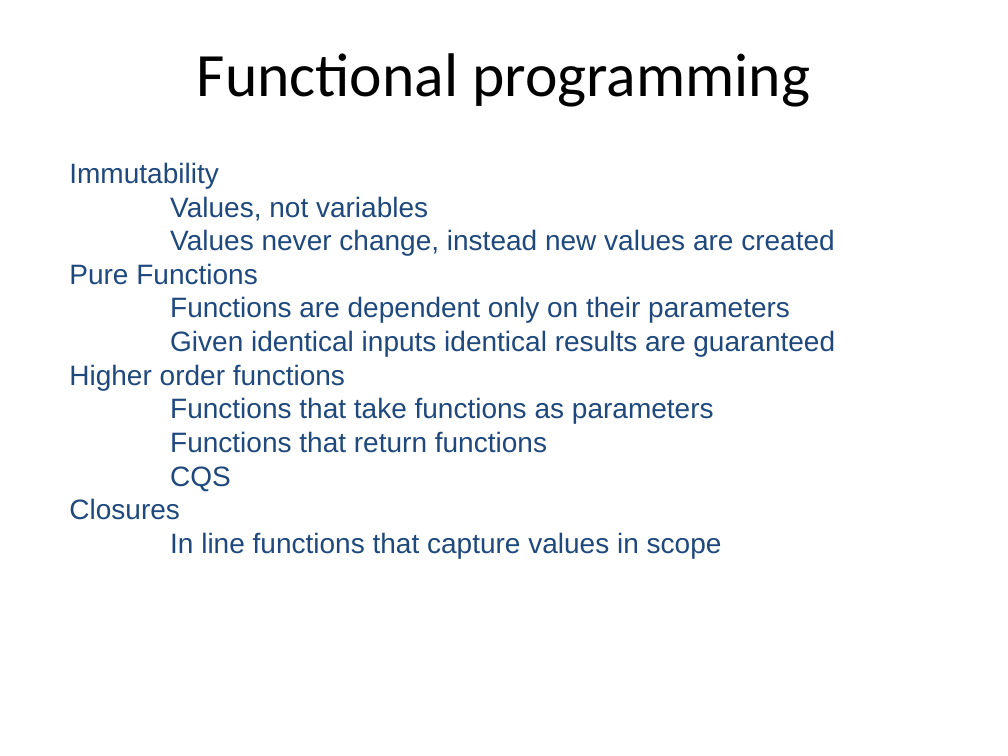
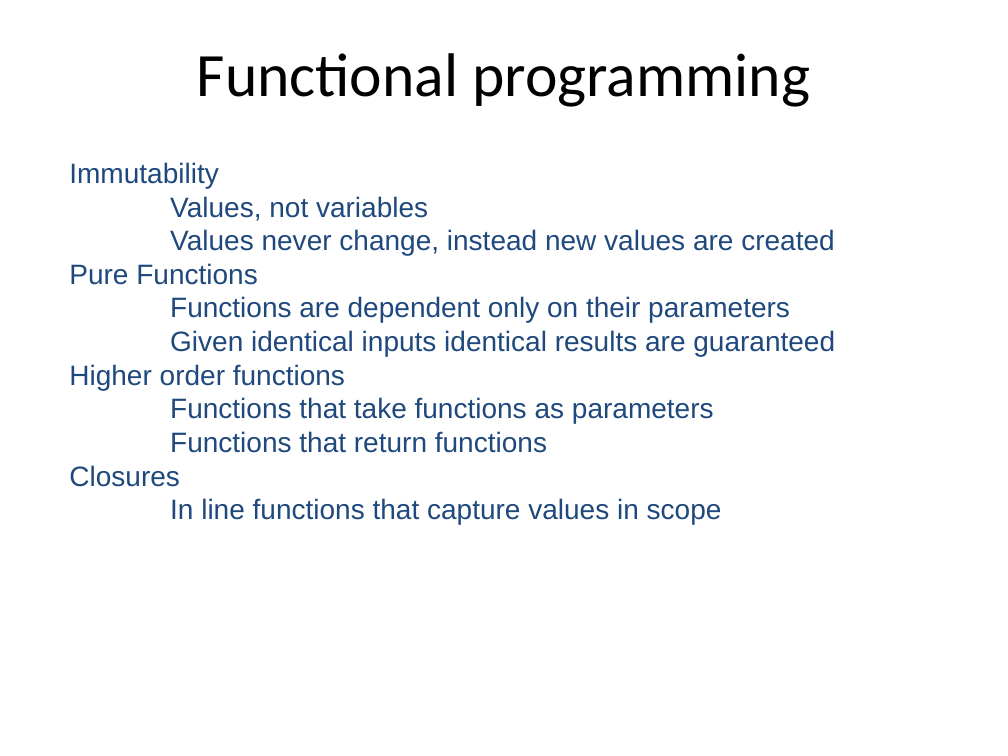
Before and after one commit to mlidbom/FSharpElevate, a slide deck: slide 2 of FSharp2.pptx. Drawn at 1008x756 pixels with LibreOffice and Linux fonts; fonts in the diff are those of the drawing. Boxes give left, top, right and bottom in pixels: in the first picture for what was removed or moved away, otherwise in the second. Text is boxed around its words. In the diff, an @@ line names an element or a change of style, - is before the commit and + after.

```diff
--- a/FSharp2.pptx
+++ b/FSharp2.pptx
@@ text in free at box(170, 466, 231, 491): paragraph removed @@
-CQS
```
Also in this commit, not shown: 5 other slides changed, 4 slides added, 7 other files.
